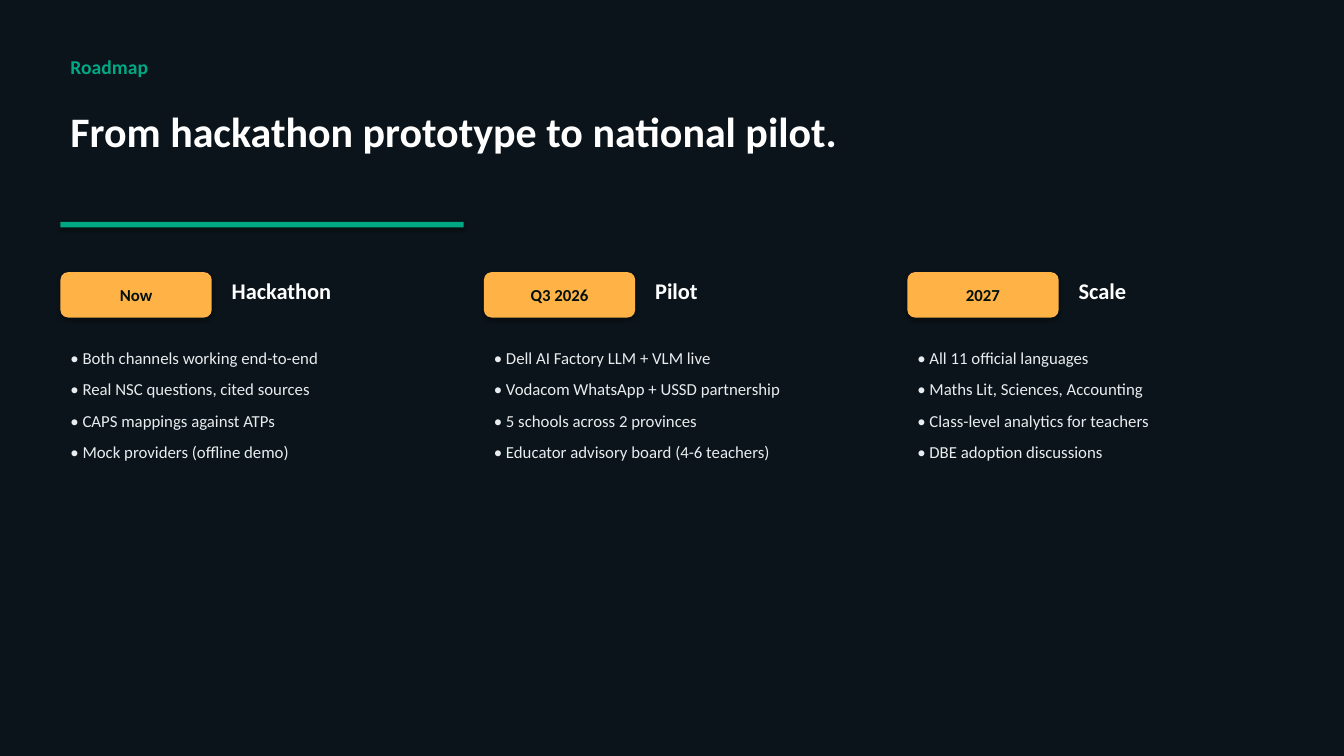
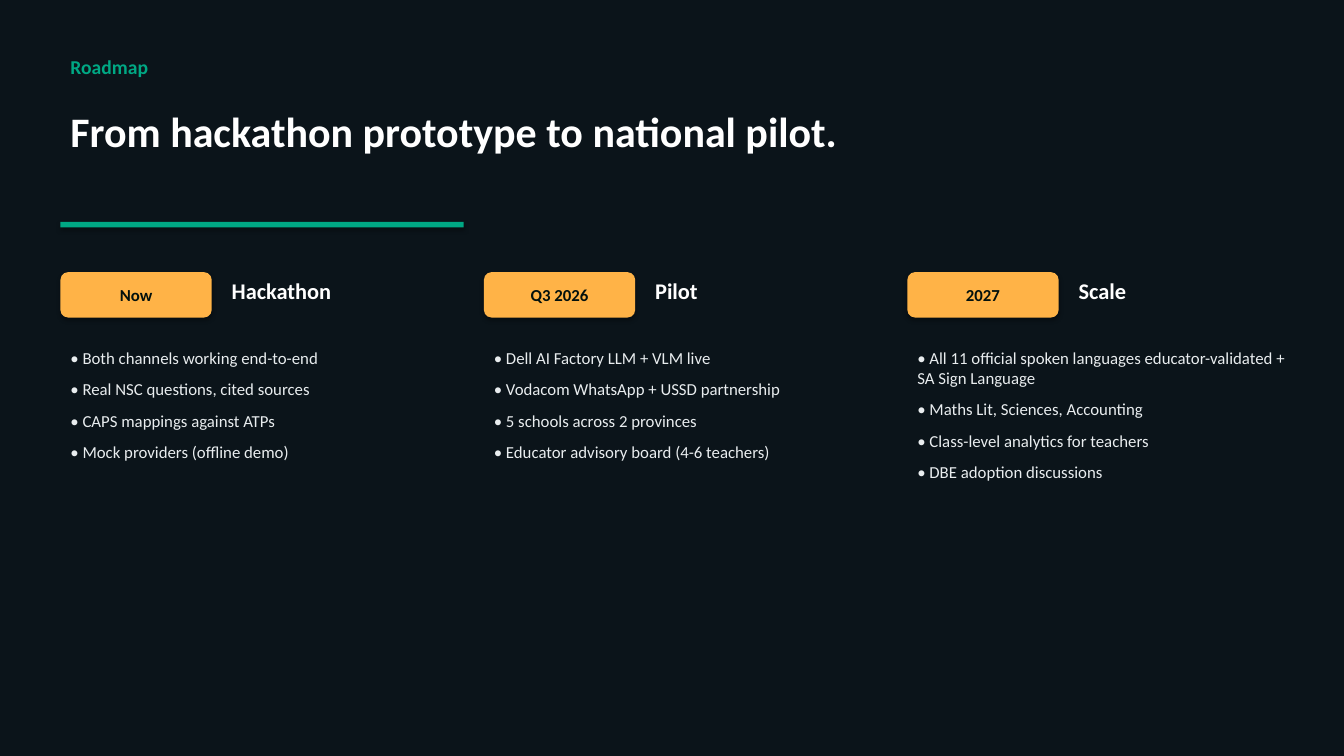
Before and after one commit to snerantie/Dell-Prototype---AI-Integration, a slide deck: slide 9 of pitch/AI_Tutor_Pitch.pptx. Drawn at 1344x756 pixels with LibreOffice and Linux fonts; fonts in the diff are those of the drawing. Boxes give left, top, right and bottom in pixels: in the first picture for what was removed or moved away, otherwise in the second. Text is boxed around its words. In the diff, an @@ line names an element or a change of style, - is before the commit and + after.

Commit message:
feat: expand i18n framework to all 11 SA official languages (4 validated + 7 first-pass) + SA Sign Language roadmap

```diff
--- a/pitch/AI_Tutor_Pitch.pptx
+++ b/pitch/AI_Tutor_Pitch.pptx
@@ text at box(917, 352, 1273, 387): text changed @@
-• All 11 official languages
+• All 11 official spoken languages educator-validated + SA Sign Language
```
Also in this commit, not shown: 3 other slides changed, 4 other files.
